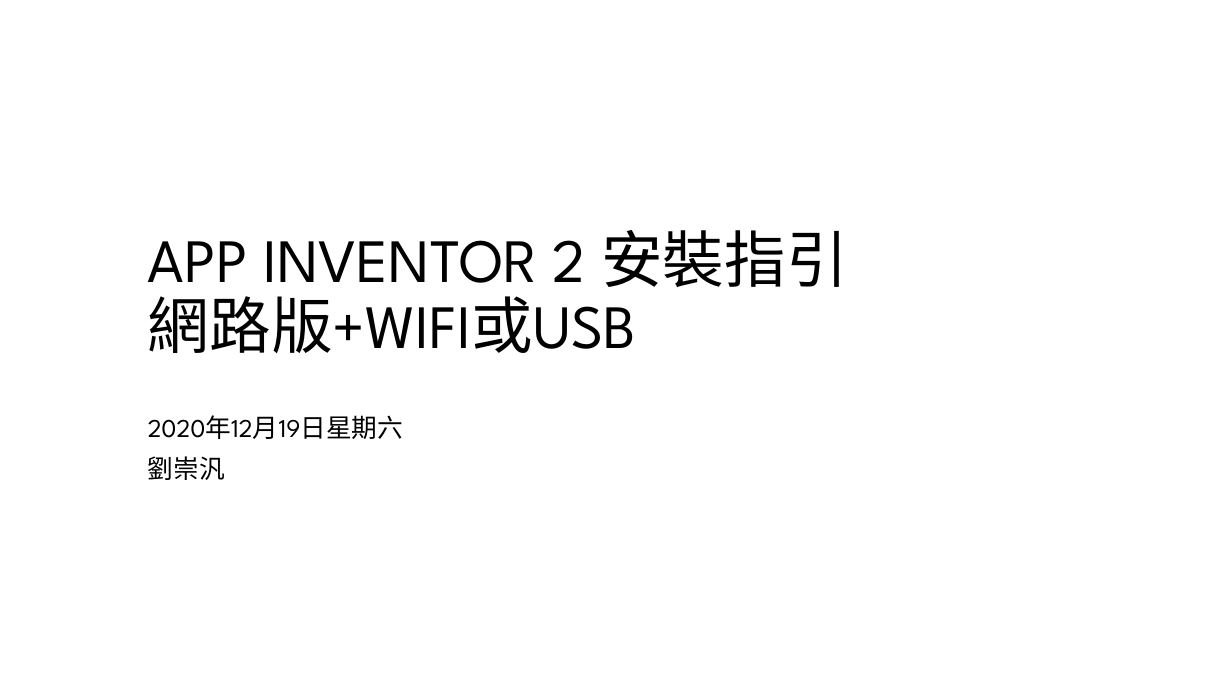
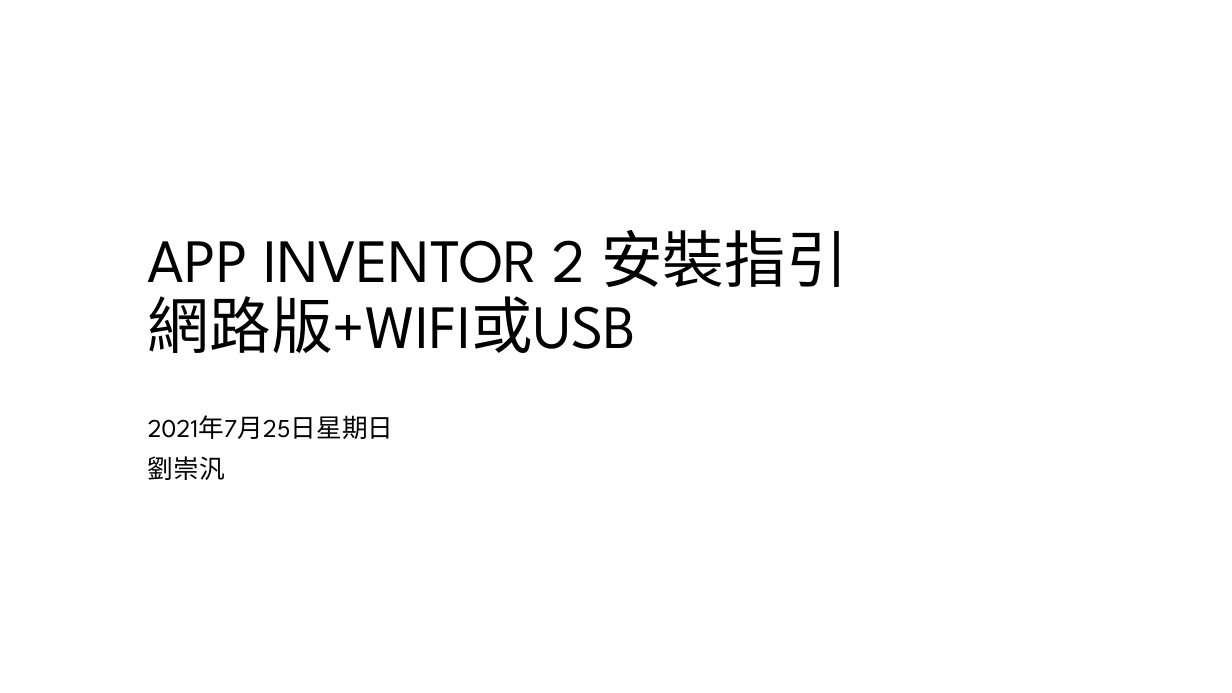
Before and after one commit to liulawsi/My_PPTs, a slide deck: slide 1 of CHING JIAN/AppInventor/00_App Inventor 2 安裝與啟用指引_網路版.pptx. Drawn at 1232x693 pixels with LibreOffice and Linux fonts; fonts in the diff are those of the drawing; background and template pictures are left out. Boxes give left, top, right and bottom in pixels: in the first picture for what was removed or moved away, otherwise in the second. Text is boxed around its words. In the diff, an @@ line names an element or a change of style, - is before the commit and + after.

```diff
--- a/CHING JIAN/AppInventor/00_App Inventor 2 安裝與啟用指引_網路版.pptx
+++ b/CHING JIAN/AppInventor/00_App Inventor 2 安裝與啟用指引_網路版.pptx
@@ subtitle at <box>148,415,394,439</box>: text changed @@
-2020年12月19日星期六
+2021年7月25日星期日
```
Also in this commit, not shown: 1 slide added, 4 other files.
